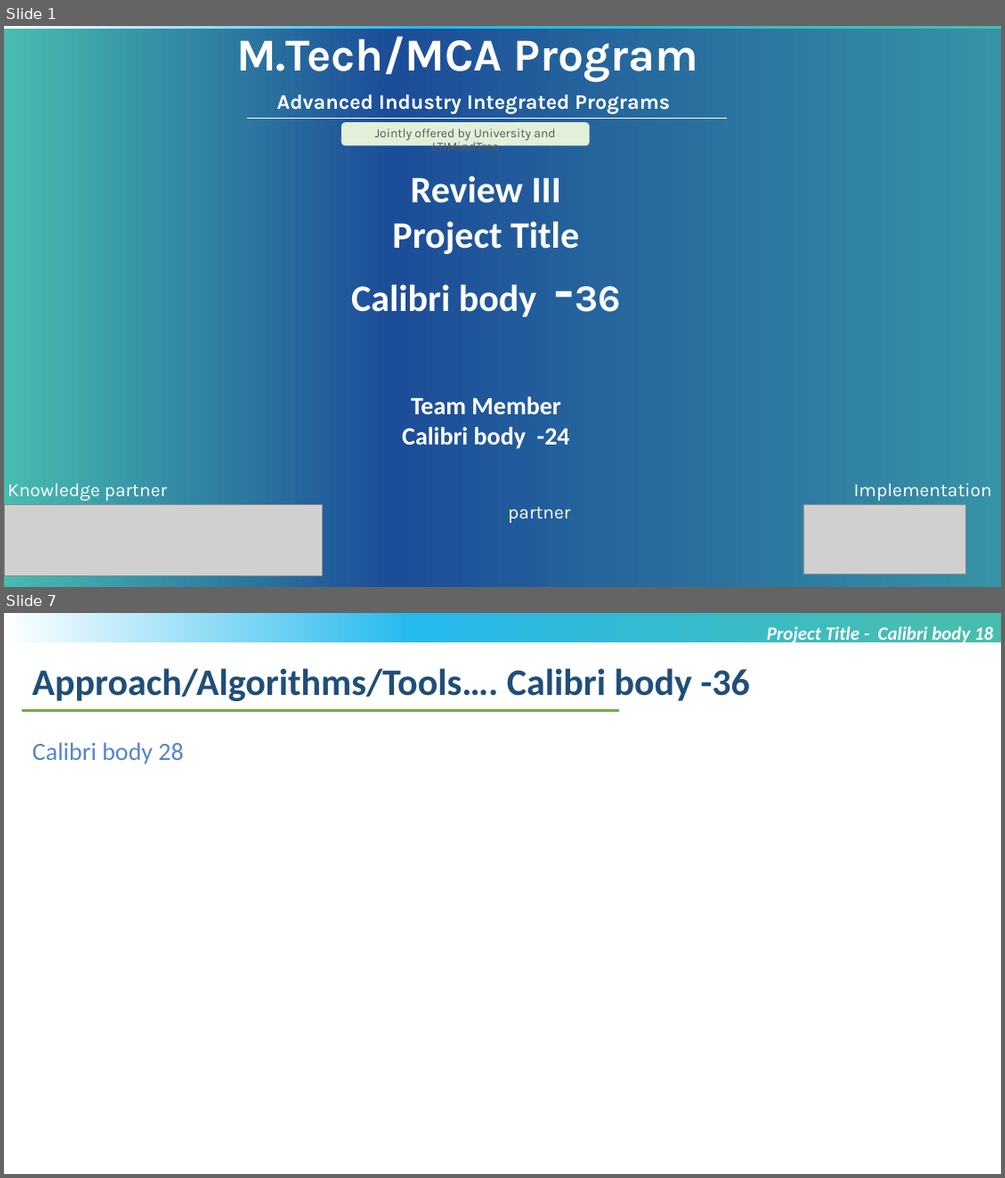
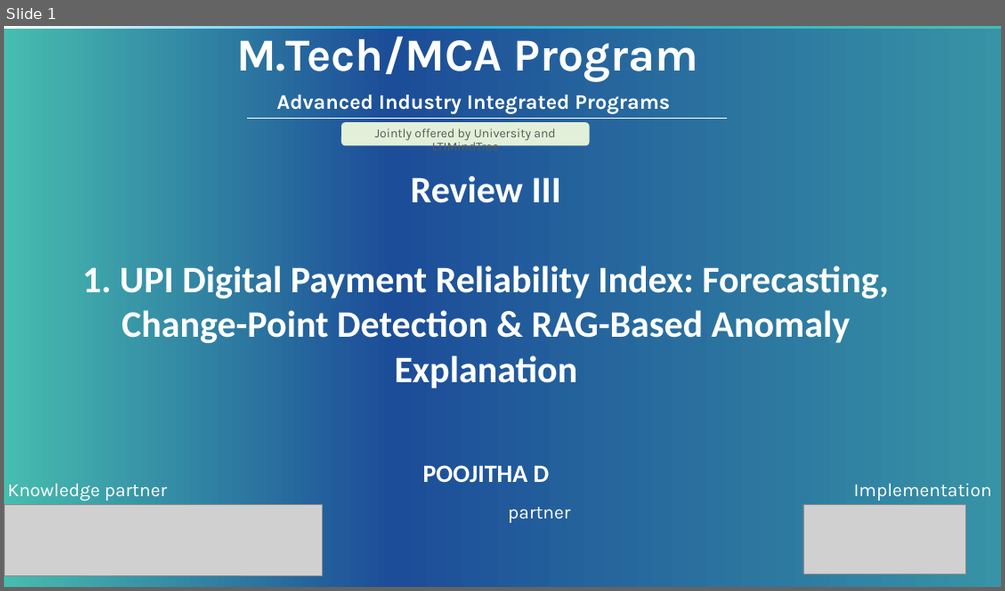
Before and after one commit to POOJITHA-02/lti-proj, a slide deck: MTech-Project_Review3_PPT_Template_V1.pptx. Shown one above the other, each under a label of ours: slides 1 and 7 before the commit, slide 1 after it; the slides between them are not shown. The pictures are 1005x1178 and 1005x591 pixels, drawn with LibreOffice and Linux fonts; fonts in the diff are those of the drawing; grey boxes stand for pictures; background and template pictures are left out. Boxes give left, top, right and bottom in pixels: in the first picture for what was removed or moved away, otherwise in the second. Text is boxed around its words. In the diff, an @@ line names an element or a change of style, - is before the commit and + after.

```diff
--- a/MTech-Project_Review3_PPT_Template_V1.pptx
+++ b/MTech-Project_Review3_PPT_Template_V1.pptx
@@ slide 7 removed at (4, 613, 1001, 1174), background #FFFFFF; not listed: 1 template element that a slide beside it also shows @@
@@ text removed at (767, 626, 993, 645) @@
-Project Title - Calibri body 18
@@ text removed at (32, 668, 750, 701) @@
-Approach/Algorithms/Tools…. Calibri body -36
@@ line removed from (22, 710) to (619, 710) @@
@@ text removed at (32, 742, 183, 764) @@
-Calibri body 28
@@ slide 1 changed as well @@
@@ text at (82, 265, 889, 482): text changed @@
-Project Title
-Calibri body -36
-Team Member
-Calibri body -24
+1. UPI Digital Payment Reliability Index: Forecasting, Change-Point Detection & RAG-Based Anomaly Explanation
+POOJITHA D
```
Also in this commit, not shown: 1 other slide changed, 18 slides added, 8 other slides removed.
